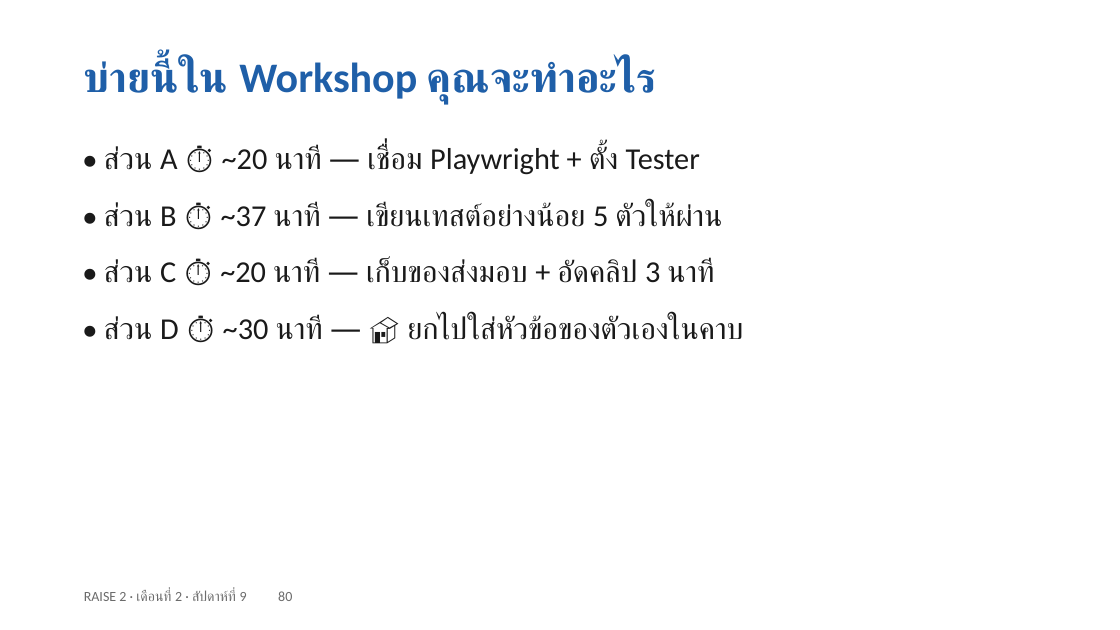
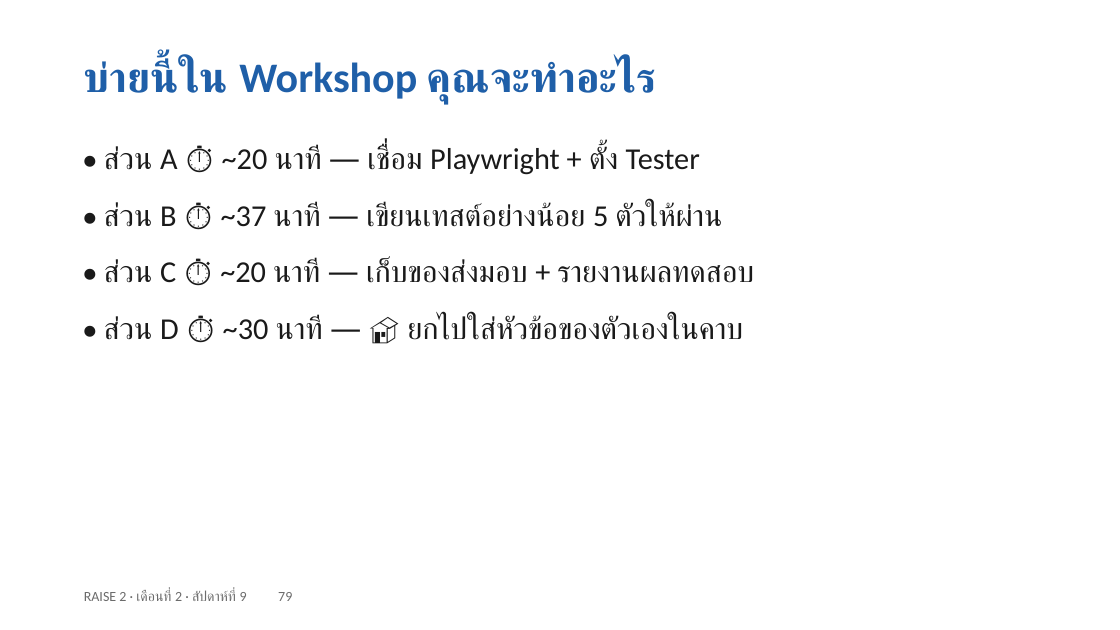
Before and after one commit to cnacha-mfu/raise2-module2, a slide deck: slide 79 of materials/week9/w9-slides.pptx (slide 80 before the commit). Drawn at 1120x630 pixels with LibreOffice and Linux fonts; fonts in the diff are those of the drawing. Boxes give left, top, right and bottom in pixels: in the first picture for what was removed or moved away, otherwise in the second. Text is boxed around its words. In the diff, an @@ line names an element or a change of style, - is before the commit and + after.

```diff
--- a/materials/week9/w9-slides.pptx
+++ b/materials/week9/w9-slides.pptx
@@ text at box(104, 258, 754, 283): text changed @@
-• ส่วน C ⏱ ~20 นาที — เก็บของส่งมอบ + อัดคลิป 3 นาที
+• ส่วน C ⏱ ~20 นาที — เก็บของส่งมอบ + รายงานผลทดสอบ
@@ text at box(84, 590, 292, 601): text changed @@
-RAISE 2 · เดือนที่ 2 · สัปดาห์ที่ 9 80
+RAISE 2 · เดือนที่ 2 · สัปดาห์ที่ 9 79
```
Also in this commit, not shown: 55 other slides changed, 1 slide added, 2 slides removed, 8 other files.
